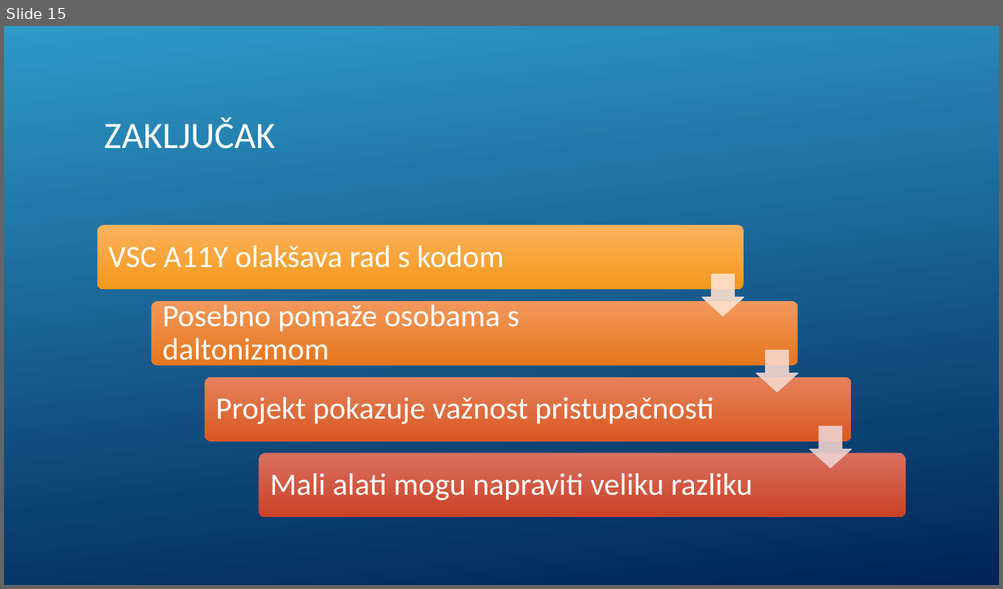
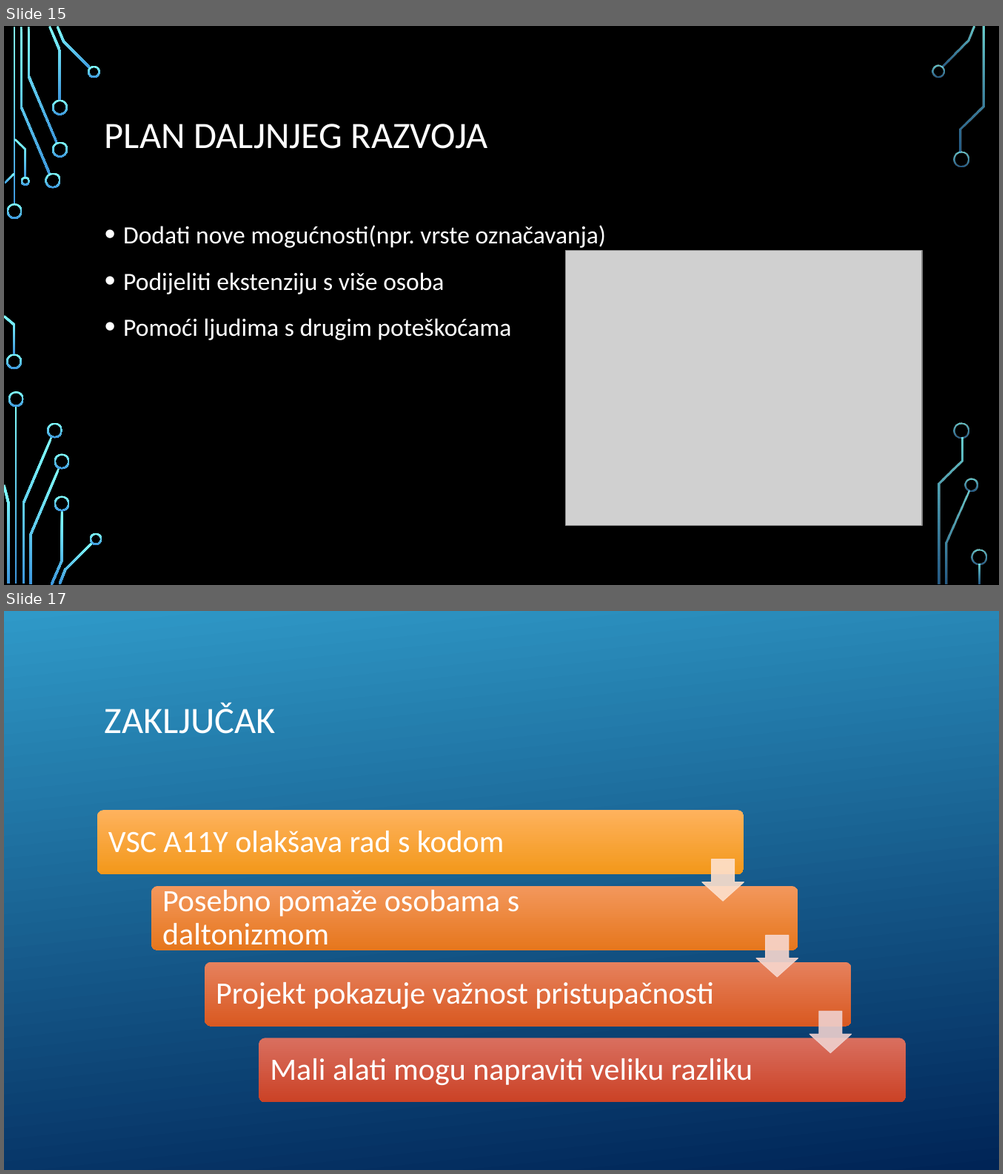
Before and after one commit to Jsjjjs6066/VSC-a11y, a slide deck: docs/VSCA11Y_Prezentacija.pptx. Shown one above the other, each under a label of ours: slide 15 before the commit, slides 15 and 17 after it; the slides between them are not shown. The pictures are 1003x589 and 1003x1174 pixels, drawn with LibreOffice and Linux fonts; fonts in the diff are those of the drawing; grey boxes stand for pictures; background and template pictures are left out. Boxes give left, top, right and bottom in pixels: in the first picture for what was removed or moved away, otherwise in the second. Text is boxed around its words. In the diff, an @@ line names an element or a change of style, - is before the commit and + after.

```diff
--- a/docs/VSCA11Y_Prezentacija.pptx
+++ b/docs/VSCA11Y_Prezentacija.pptx
@@ slide 15 added at bbox=[4, 26, 999, 585], background picture (left out); not listed: 36 template elements that a slide beside it also shows @@
@@ title added at bbox=[105, 124, 488, 149], 36 pt, text #FFFFFF @@
+PLAN DALJNJEG RAZVOJA
@@ text added at bbox=[123, 225, 606, 340], 24 pt, text #FFFFFF @@
+• Dodati nove mogućnosti(npr. vrste označavanja)
+• Podijeliti ekstenziju s više osoba
+• Pomoći ljudima s drugim poteškoćama
@@ picture added at bbox=[566, 251, 922, 527] @@
@@ what was slide 15 is now slide 17 @@
```
Also in this commit, not shown: 1 slide changed, 1 other slide added, 1 other file.
